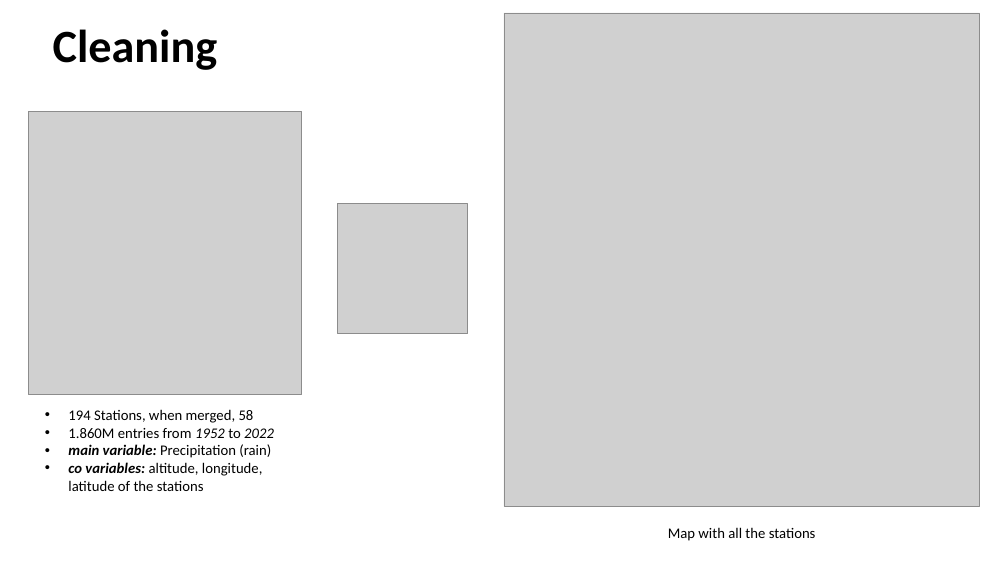
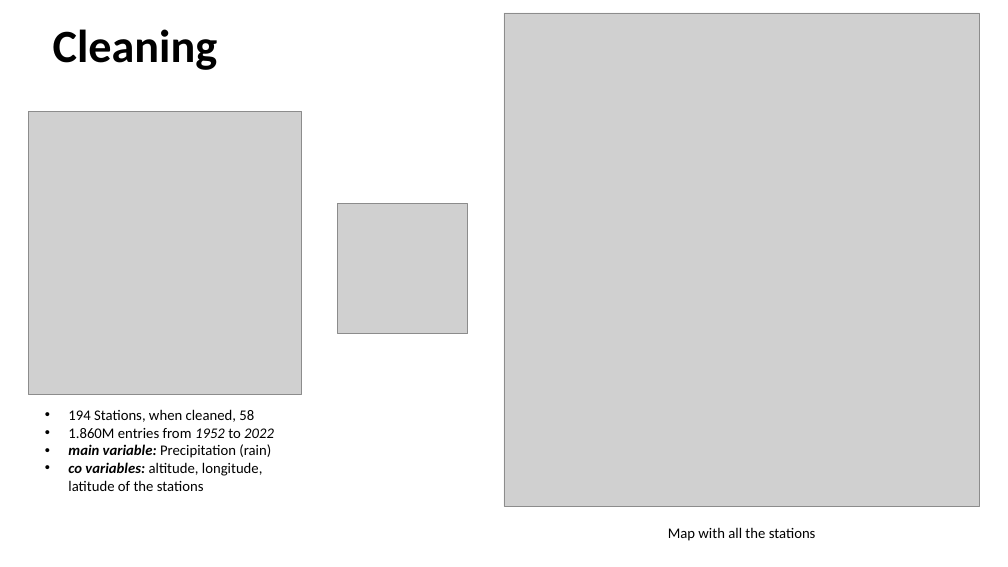
Before and after one commit to da-n-ta/Projet_tuto, a slide deck: slide 1 of clean data.pptx. Drawn at 1008x567 pixels with LibreOffice and Linux fonts; fonts in the diff are those of the drawing; grey boxes stand for pictures. Boxes give left, top, right and bottom in pixels: in the first picture for what was removed or moved away, otherwise in the second. Text is boxed around its words. In the diff, an @@ line names an element or a change of style, - is before the commit and + after.

```diff
--- a/clean data.pptx
+++ b/clean data.pptx
@@ text at [68, 409, 254, 422]: text changed @@
-• 194 Stations, when merged, 58
+• 194 Stations, when cleaned, 58
```
Also in this commit, not shown: 2 other files.
